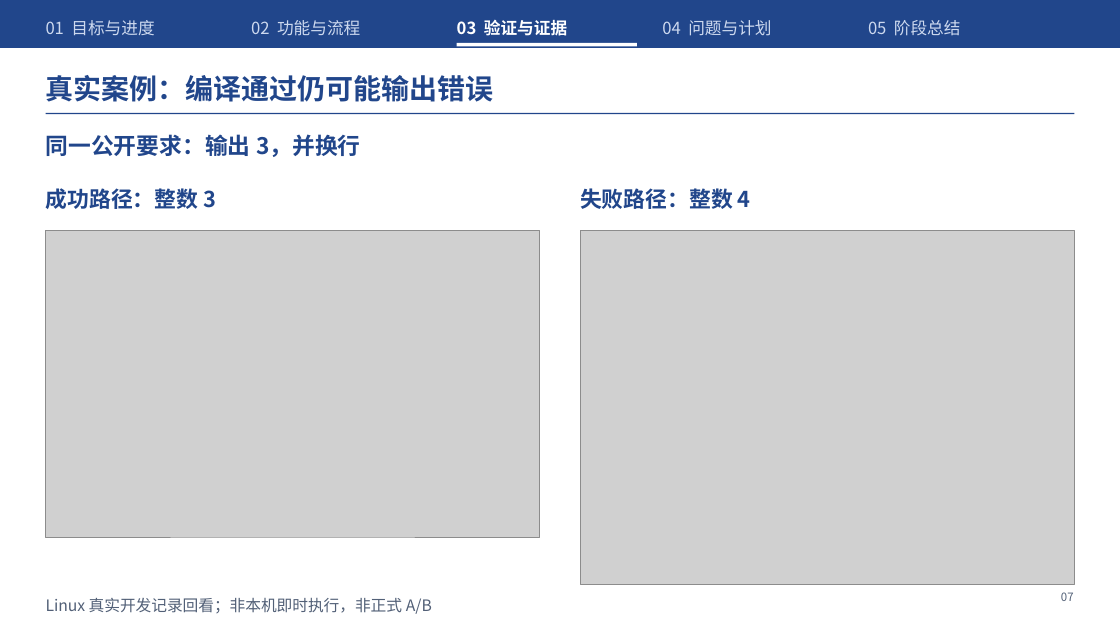
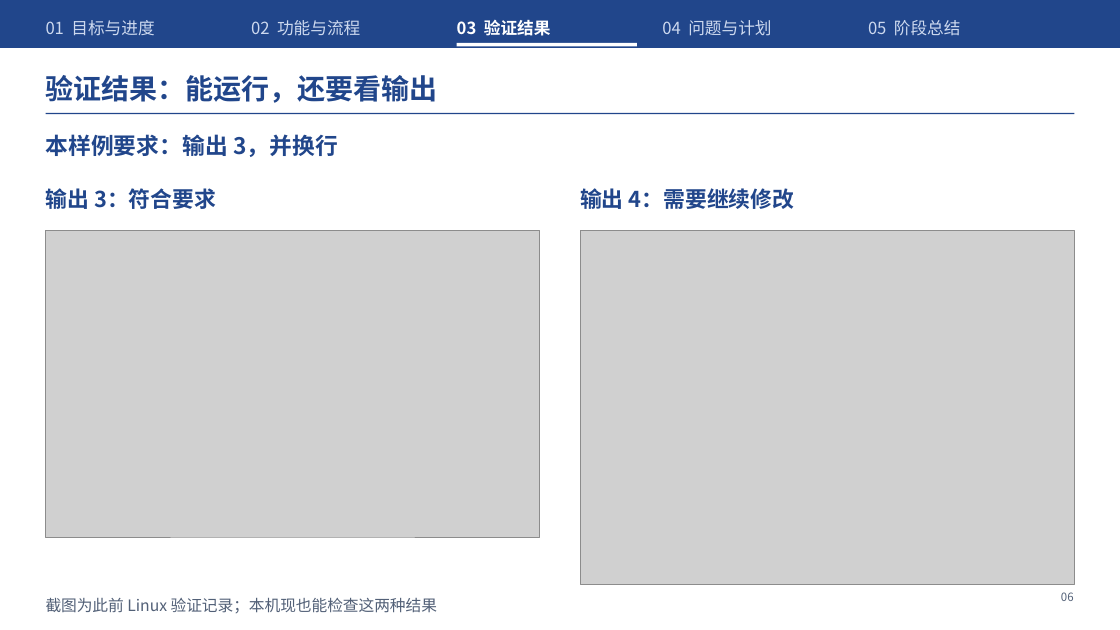
Before and after one commit to Frank72316/cangjie-code-doctor, a slide deck: slide 6 of docs/midterm-defense.pptx (slide 7 before the commit). Drawn at 1120x630 pixels with LibreOffice and Linux fonts; fonts in the diff are those of the drawing; grey boxes stand for pictures. Boxes give left, top, right and bottom in pixels: in the first picture for what was removed or moved away, otherwise in the second. Text is boxed around its words. In the diff, an @@ line names an element or a change of style, - is before the commit and + after.

```diff
--- a/docs/midterm-defense.pptx
+++ b/docs/midterm-defense.pptx
@@ text at (457,20,551,36): text changed @@
-03 验证与证据
+03 验证结果
@@ text at (46,75,438,103): text changed @@
-真实案例：编译通过仍可能输出错误
+验证结果：能运行，还要看输出
@@ text at (46,134,338,157): text changed @@
-同一公开要求：输出 3，并换行
+本样例要求：输出 3，并换行
@@ text at (46,188,216,209): text changed @@
-成功路径：整数 3
+输出 3：符合要求
@@ text at (580,188,795,209): text changed @@
-失败路径：整数 4
+输出 4：需要继续修改
@@ text at (46,598,437,613): text changed @@
-Linux 真实开发记录回看；非本机即时执行，非正式 A/B
+截图为此前 Linux 验证记录；本机现也能检查这两种结果
@@ text at (1061,592,1074,601): text changed @@
-07
+06
```
Also in this commit, not shown: 10 other slides changed, 21 other files.
